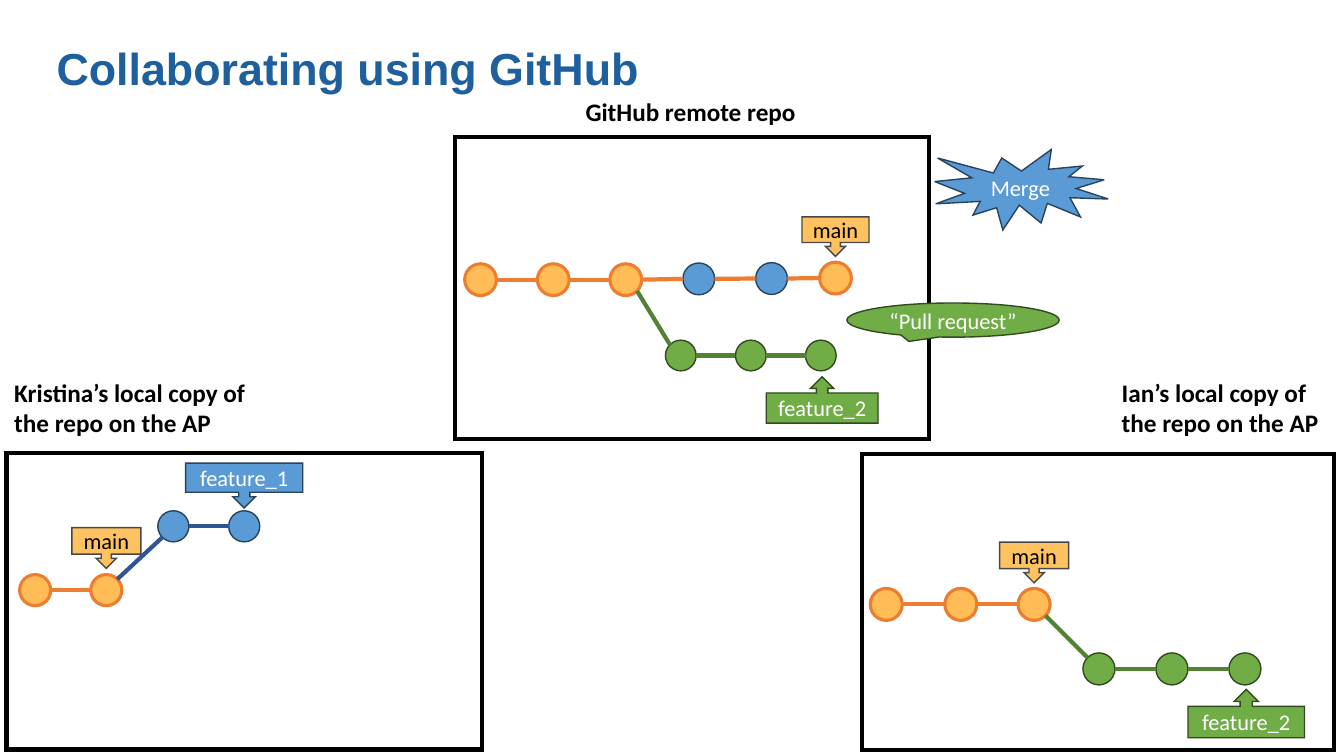
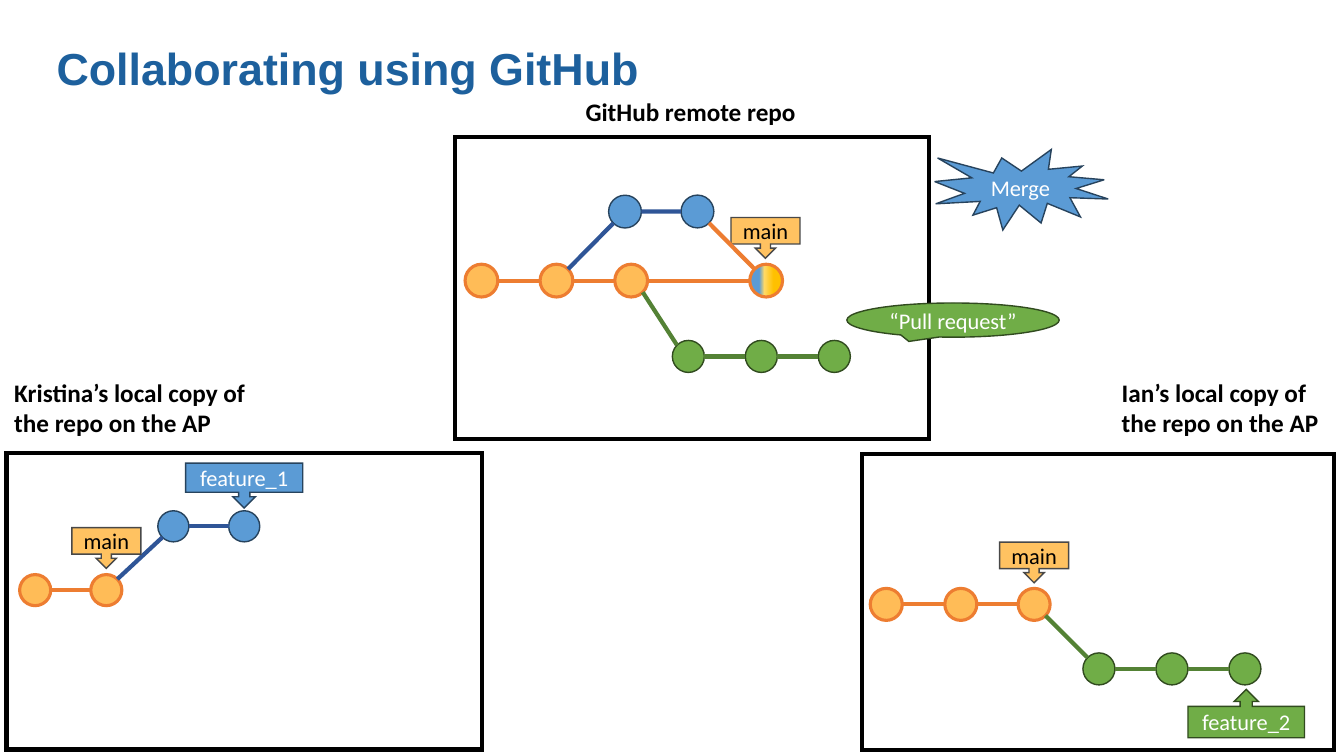
Before and after one commit to moj-analytical-services/intro_to_github_training, a slide deck: slide 8 of GitGitHub slides.pptx. Drawn at 1344x756 pixels with LibreOffice and Linux fonts; fonts in the diff are those of the drawing. Boxes give left, top, right and bottom in pixels: in the first picture for what was removed or moved away, otherwise in the second. Text is boxed around its words. In the diff, an @@ line names an element or a change of style, - is before the commit and + after.

```diff
--- a/GitGitHub slides.pptx
+++ b/GitGitHub slides.pptx
@@ ellipse added at <box>609,196,642,229</box>, fill #5B9BD5, outline #28445D 1 pt @@
@@ ellipse: place and size @@
-ellipse at <box>683,263,715,295</box>
+ellipse at <box>682,196,715,229</box>
@@ line added from (569, 269) to (614, 223), #2F5597 3 pt @@
@@ line added from (641, 212) to (682, 212), #2F5597 3 pt @@
@@ line moved from (715, 279) - (756, 278) to (755, 269) - (709, 223) @@
@@ down arrow callout "main": place and size @@
-down arrow callout "main" at <box>803,217,869,256</box>
+down arrow callout "main" at <box>731,218,800,258</box>
@@ ellipse: place and size @@
-ellipse at <box>756,263,788,295</box>
+ellipse at <box>750,264,783,297</box>
@@ ellipse at <box>750,264,783,297</box>: fill #5B9BD5 to gradient #FFC000 to #FFD966 to #5B9BD5; outline #28445D 1 pt to #ED7D31 2.25 pt @@
@@ ellipse removed at <box>820,262,852,294</box> @@
@@ line moved from (497, 279) - (537, 279) to (498, 280) - (540, 280) @@
@@ 2 ellipses, 2 lines: place and size @@
-2 ellipses, 2 lines at <box>537,264,670,345</box>
+2 ellipses, 2 lines at <box>540,264,678,345</box>
@@ line moved from (642, 279) - (683, 279) to (648, 280) - (750, 280) @@
@@ line removed from (820, 278) to (787, 278) @@
@@ 2 lines, 2 ellipses: place and size @@
-2 lines, 2 ellipses at <box>665,341,806,371</box>
+2 lines, 2 ellipses at <box>673,341,819,373</box>
@@ ellipse: place and size @@
-ellipse at <box>806,341,836,371</box>
+ellipse at <box>819,341,851,373</box>
@@ up arrow callout removed at <box>766,377,878,423</box> @@
-feature_2
```
Also in this commit, not shown: 8 other slides changed, 4 slides added, 1 slide removed, 1 other file.
